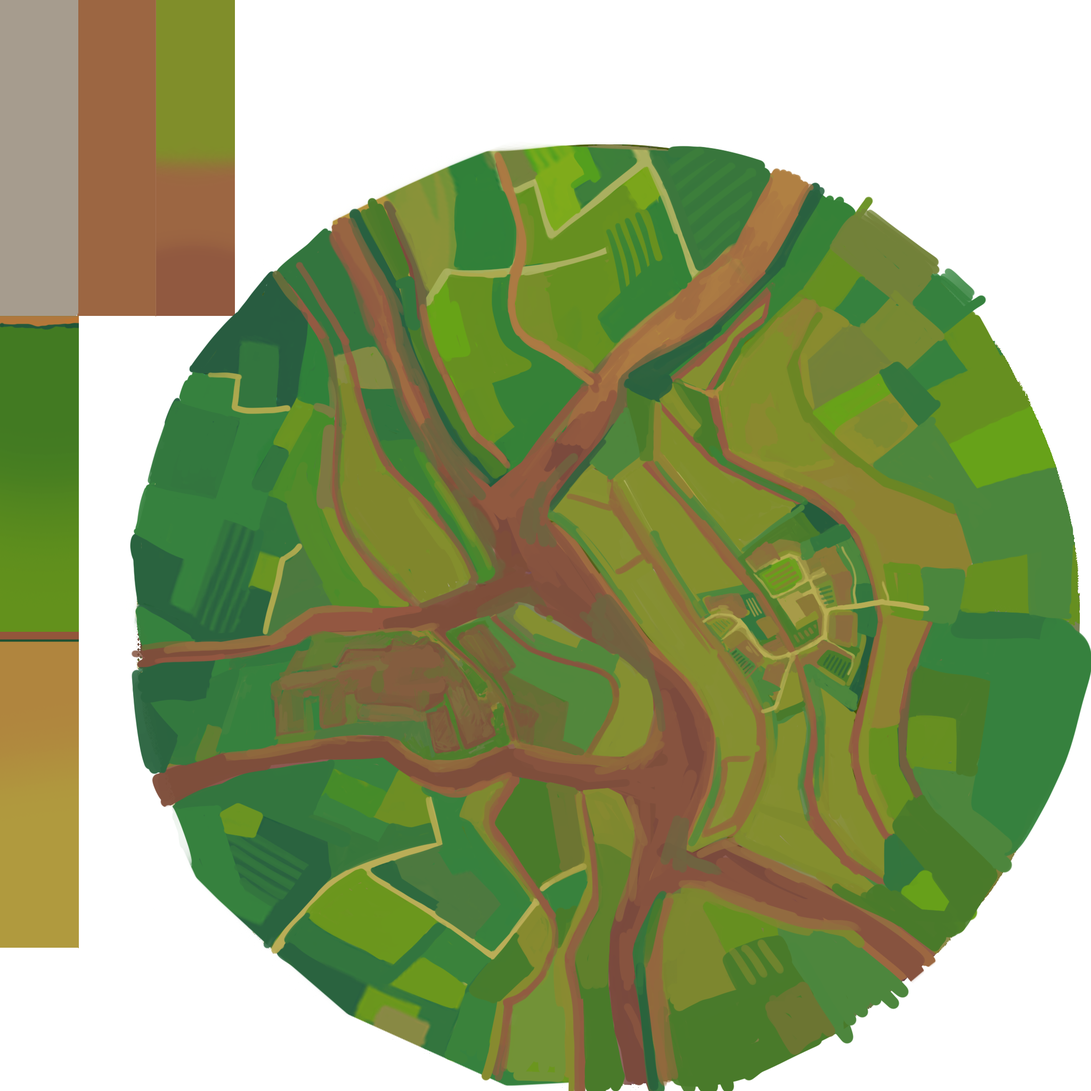
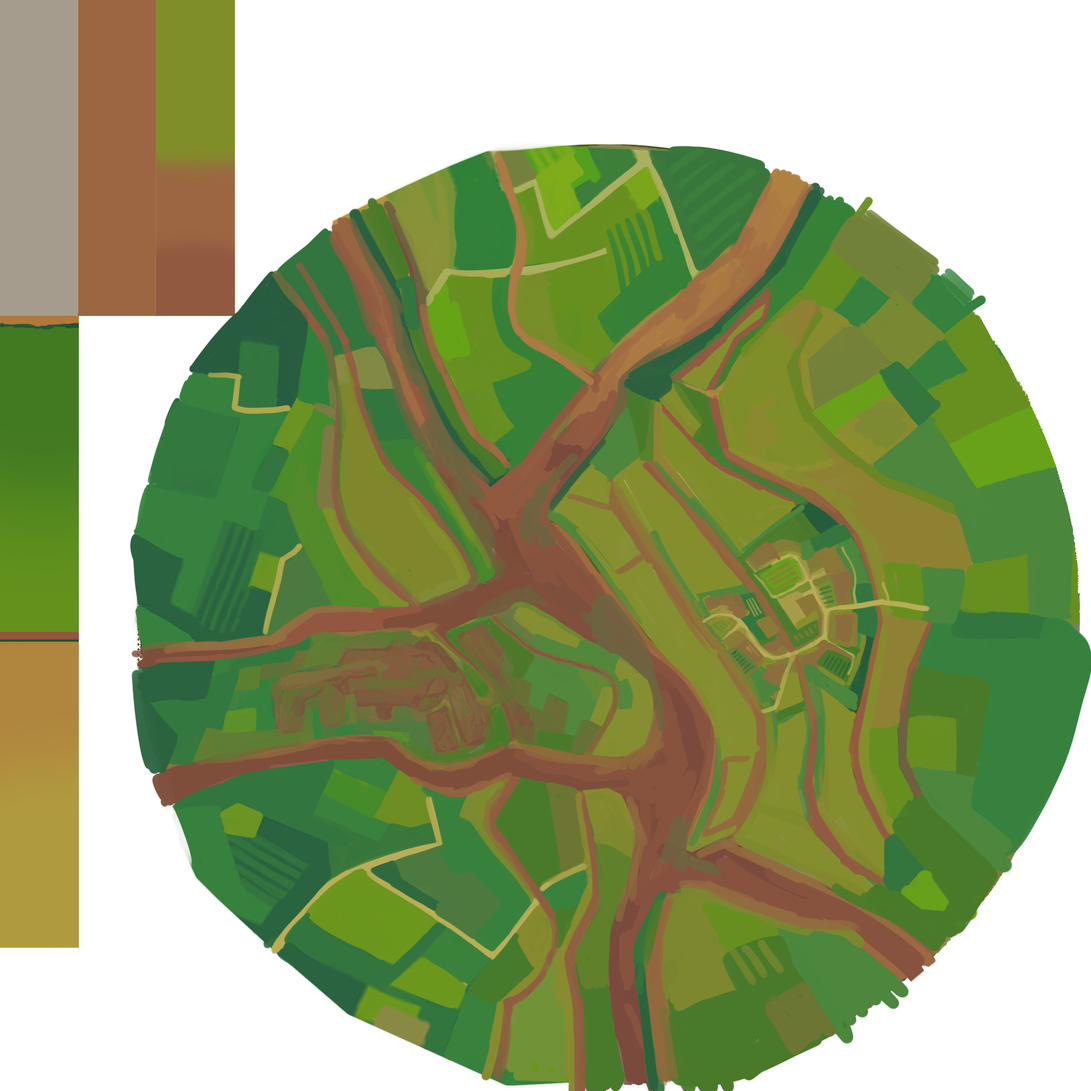
Comparing the layer stacks of the two 1091 × 1091 images. Changes:
renamed "Calque 4 copie" to "Calque 12", painted on it over [192, 579, 635, 777]
